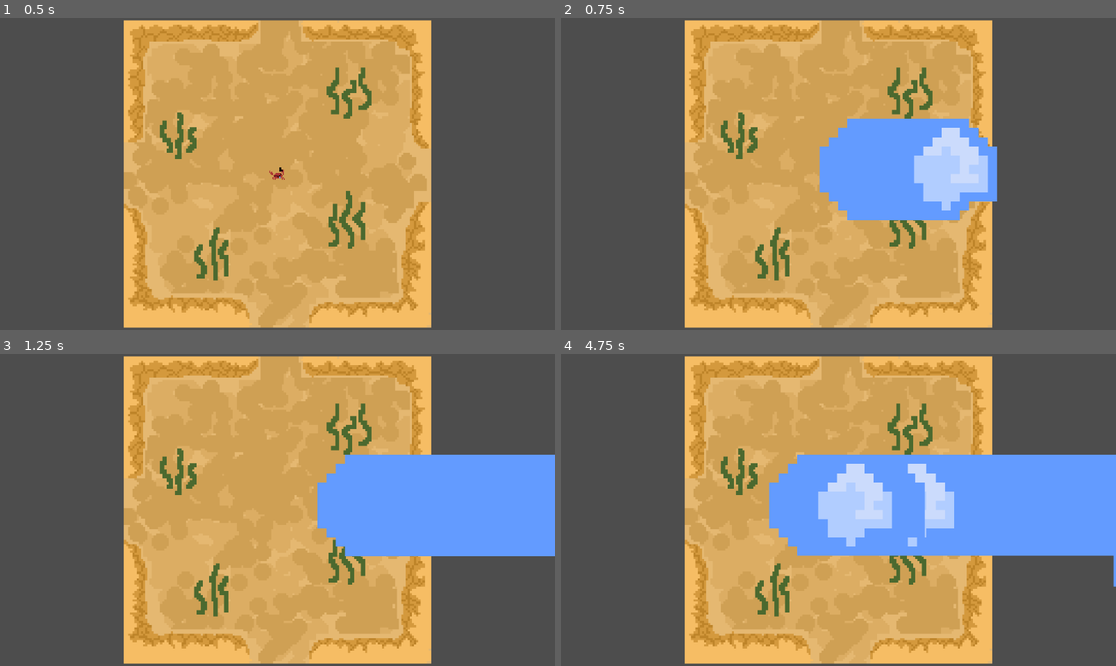
Above: before the commit, frames 1-4 (two rows, left to right).
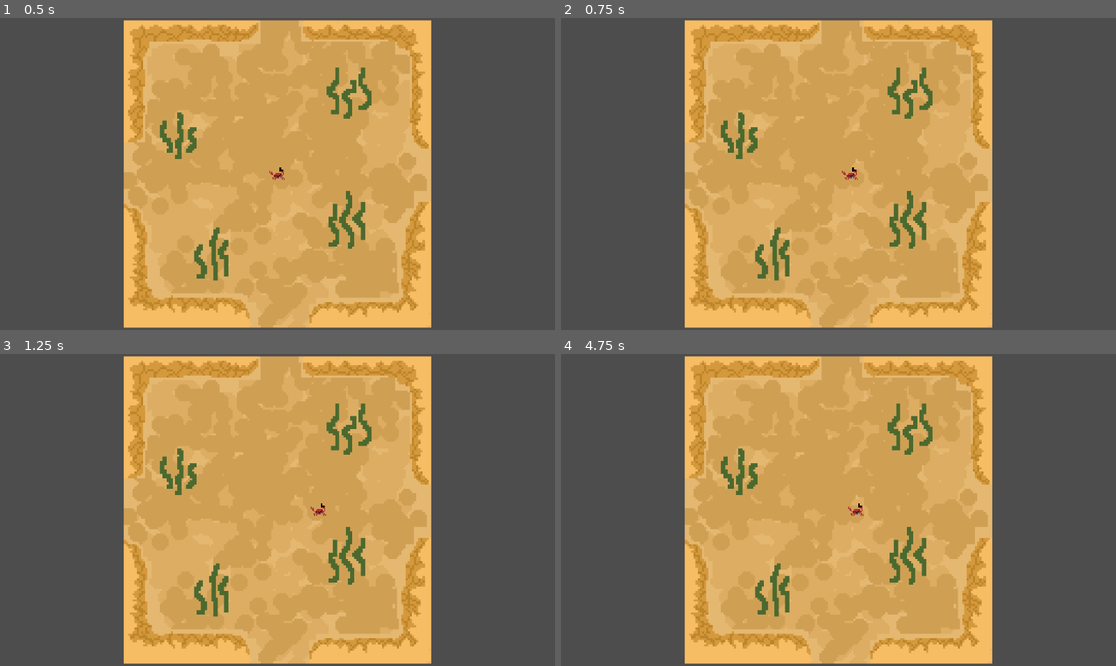
Above: after the commit, the same moments.

Repository: VIcoTori/Game-deV
Game: Godot game, scene res://node_2d.tscn
The game is run twice, just before and just after one commit, with the same random seed, the same clock (stepped at 60 frames per second) and the same inputs.
Inputs:
- Up to frame 1 (0.5 s): no input
- Up to frame 2 (0.75 s): tap Enter at 0.5 s; hold Right (right) from 0.53 s (still down); hold Space (shoot) from 0.53 s (still down)
- Up to frame 3 (1.25 s): keep holding Right (right); keep holding Space (shoot)
- Up to frame 4 (4.75 s): release Right (right) at 1.28 s; release Space (shoot) at 1.28 s; hold S (down) 1.28-2.03 s; tap Space (shoot) at 1.35, 2.85, 4.35 s; hold Right (right) 2.03-2.78 s; hold Space (shoot) 2.03-2.78 s; hold W (up) 2.78-3.53 s; hold Space (shoot) 3.53-4.28 s; hold A (left) from 3.53 s (still down)

Frame 1 is identical in both runs. In frame 2, 9.2% of the frame differs, in the area x 46-79%, y 32-65%; in frame 3, 13%; in frame 4, 20%, in the area x 37-100%, y 32-75%.

Commit message:
Add files via upload

Diff:
--- a/Game-deV-Actual-game/YSEP/Input_actions.gd
+++ b/Game-deV-Actual-game/YSEP/Input_actions.gd
@@ -14,14 +14,16 @@
 func get_input():
 	var input_direction = Input.get_vector("left", "right", "up", "down")
 	velocity = input_direction * speed
+	velocity = velocity.normalized()
 
 func _physics_process(_delta):
 	get_input()
 	move_and_slide()
+
 	if Input.is_action_pressed("shoot"):
 		shoot()
 	# permet de d'avoir la même vitesse en diagonal
-	velocity = velocity.normalized()
+
 
 	set_velocity(velocity*speed)
 	move_and_slide()
--- a/Game-deV-Actual-game/YSEP/Projectile.gd
+++ b/Game-deV-Actual-game/YSEP/Projectile.gd
@@ -1,19 +1,29 @@
-extends Area2D
+extends Node2D
 
 @export var speed :int = 10 #speed of the bullet
 var Scene_Principal = preload("res://node_2d.tscn")
-# Called when the node enters the scene tree for the first time.
-func _ready():
+var temp_sprite
+var timer = Timer
+
+
+
+func _ready(): # Called when the node enters the scene tree for the first time.
 	set_process(true) # Replace with function body.
+	var timer = get_node("Timer")
 
+
+func _timer():
+	timer.timeout.connect()
 
 # Called every frame. 'delta' is the elapsed time since the previous frame.
 func _process(delta):
-	var direction = $PlayerTopDown/Direction.target_position #direction of bullet
-	position += direction * speed * delta
+	position += transform.x * speed * delta
 	if is_out_of_screen():
 		queue_free()
 
 func is_out_of_screen():
 	var viewport_rect = get_viewport_rect()
 	return !viewport_rect.has_point(position)
+
+func _on_Timer_timeout():
+	queue_free()  # Delete the object
--- a/Game-deV-Actual-game/YSEP/bullet.tscn
+++ b/Game-deV-Actual-game/YSEP/bullet.tscn
@@ -1,17 +1,23 @@
-[gd_scene load_steps=3 format=3 uid="uid://bjd8cv80py2sg"]
+[gd_scene load_steps=4 format=3 uid="uid://bjd8cv80py2sg"]
 
+[ext_resource type="Script" path="res://Projectile.gd" id="1_klwmx"]
 [ext_resource type="Texture2D" uid="uid://i5pbp147rtbj" path="res://bulle_ball.png" id="2_uxyys"]
 
 [sub_resource type="CircleShape2D" id="CircleShape2D_4cyv6"]
 radius = 6.0
 
 [node name="Node2D" type="Node2D"]
+scale = Vector2(-0.181411, 0.173098)
+script = ExtResource("1_klwmx")
 
 [node name="Area2D" type="Area2D" parent="."]
 
-[node name="Sprite2D" type="Sprite2D" parent="Area2D"]
+[node name="CollisionShape2D" type="CollisionShape2D" parent="Area2D"]
+shape = SubResource("CircleShape2D_4cyv6")
+
+[node name="Sprite2D" type="Sprite2D" parent="."]
 texture_filter = 1
 texture = ExtResource("2_uxyys")
 
-[node name="CollisionShape2D" type="CollisionShape2D" parent="Area2D"]
-shape = SubResource("CircleShape2D_4cyv6")
+[node name="Timer" type="Timer" parent="."]
+wait_time = 5.186
--- a/Game-deV-Actual-game/YSEP/node_2d.tscn
+++ b/Game-deV-Actual-game/YSEP/node_2d.tscn
@@ -103,3 +103,7 @@
 
 [node name="Muzzle" type="Marker2D" parent="PlayerTopDown"]
 position = Vector2(-1.77636e-15, -4.76837e-07)
+
+[node name="direction" type="RayCast2D" parent="PlayerTopDown"]
+position = Vector2(7.15256e-07, -5.36442e-07)
+scale = Vector2(0.394073, 0.362547)
